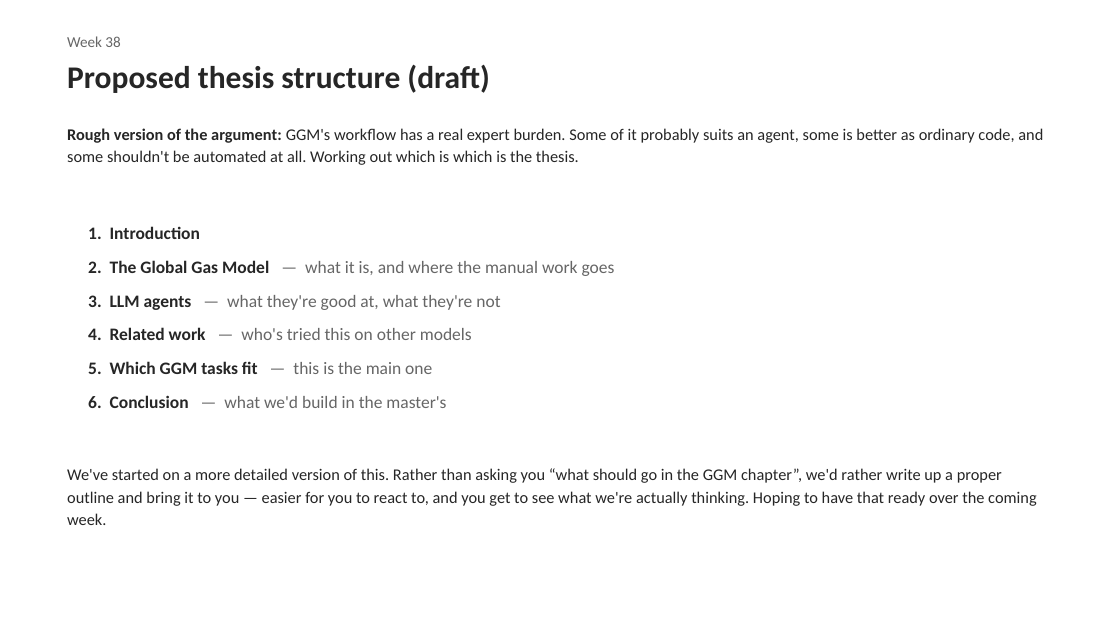
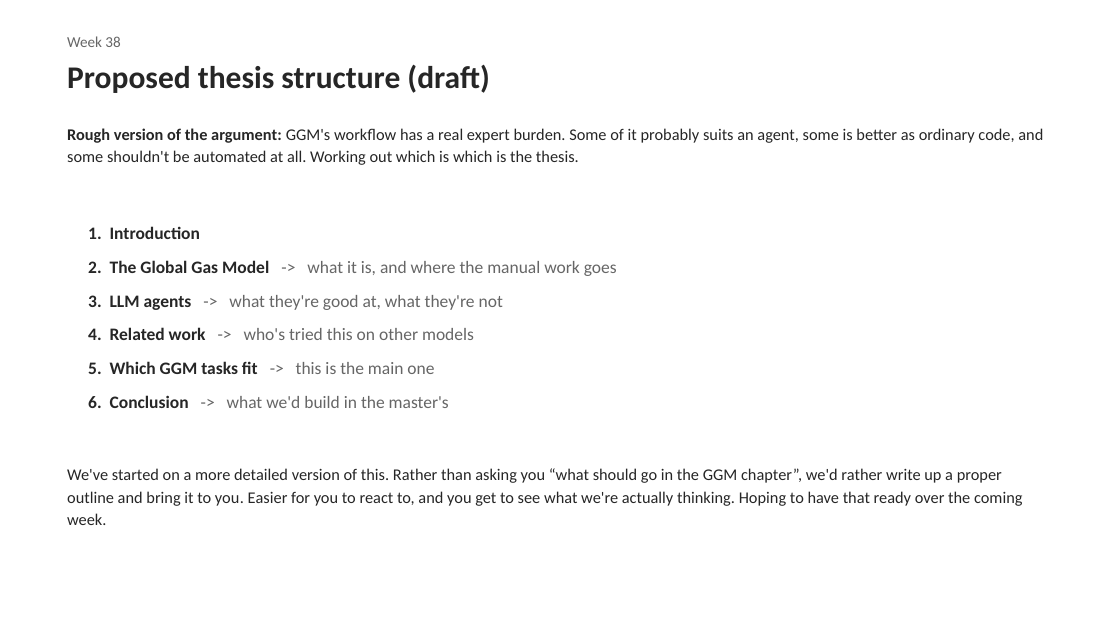
Before and after one commit to jorgenholt/GGM-agents, a slide deck: slide 2 of supervisor-meetings/week38-supervisor-meeting-notes.pptx. Drawn at 1120x630 pixels with LibreOffice and Linux fonts; fonts in the diff are those of the drawing. Boxes give left, top, right and bottom in pixels: in the first picture for what was removed or moved away, otherwise in the second. Text is boxed around its words. In the diff, an @@ line names an element or a change of style, - is before the commit and + after.

```diff
--- a/supervisor-meetings/week38-supervisor-meeting-notes.pptx
+++ b/supervisor-meetings/week38-supervisor-meeting-notes.pptx
@@ text at [88, 260, 617, 408]: text changed @@
-2. The Global Gas Model — what it is, and where the manual work goes
-3. LLM agents — what they're good at, what they're not
-4. Related work — who's tried this on other models
-5. Which GGM tasks fit — this is the main one
-6. Conclusion — what we'd build in the master's
+2. The Global Gas Model -> what it is, and where the manual work goes
+3. LLM agents -> what they're good at, what they're not
+4. Related work -> who's tried this on other models
+5. Which GGM tasks fit -> this is the main one
+6. Conclusion -> what we'd build in the master's
@@ text at [67, 468, 1022, 525]: text changed @@
-We've started on a more detailed version of this. Rather than asking you “what should go in the GGM chapter”, we'd rather write up a proper outline and bring it to you — easier for you to react to, and you get to see what we're actually thinking. Hoping to have that ready over the coming week.
+We've started on a more detailed version of this. Rather than asking you “what should go in the GGM chapter”, we'd rather write up a proper outline and bring it to you. Easier for you to react to, and you get to see what we're actually thinking. Hoping to have that ready over the coming week.
```
Also in this commit, not shown: 1 other slide changed.
